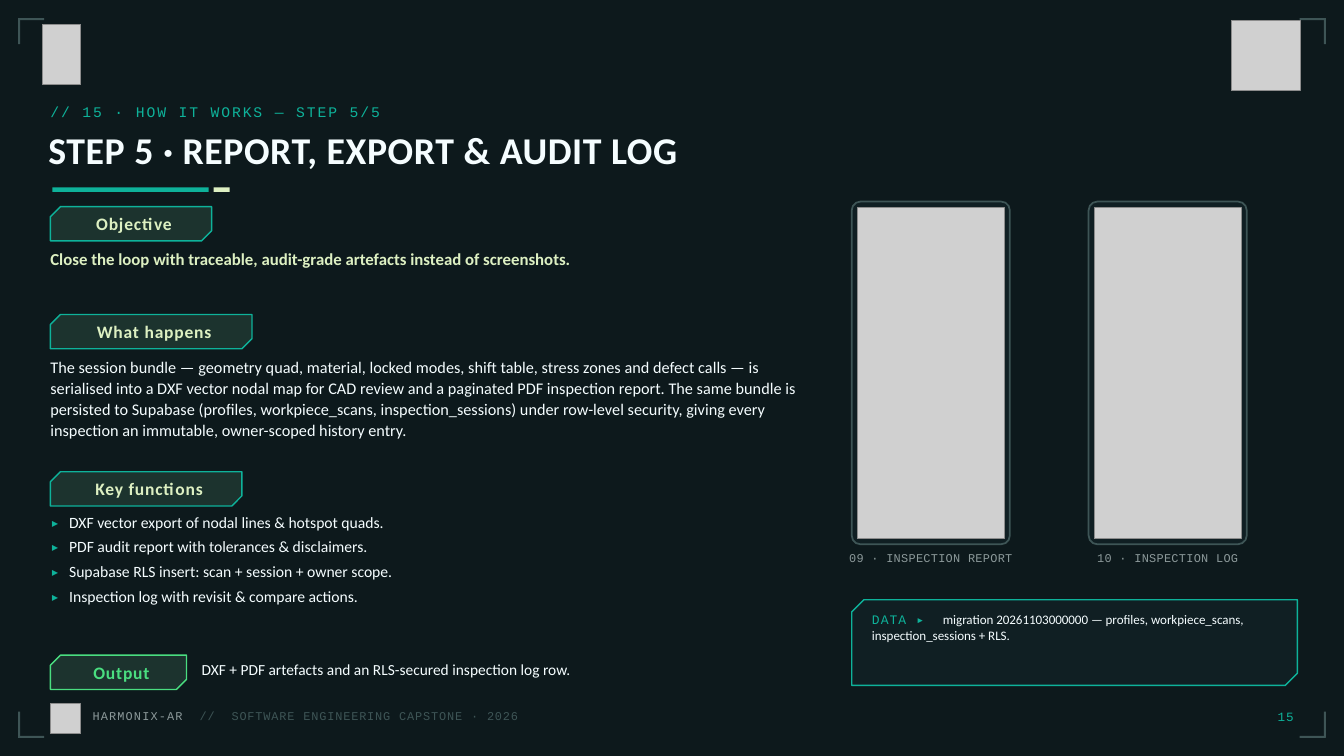
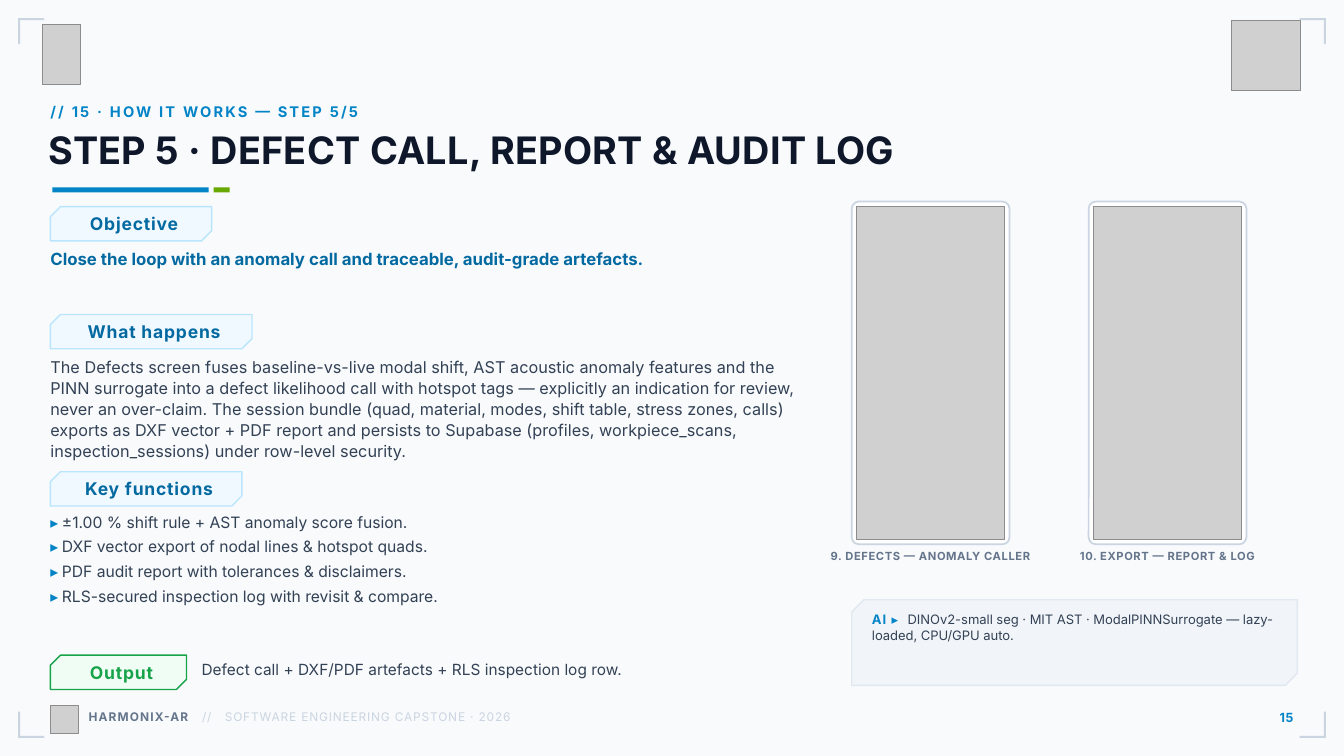
Before and after one commit to nandhish3004/Harmonix-AI, a slide deck: slide 16 of HARMONIX-AR_Capstone_Deck.pptx. Drawn at 1344x756 pixels with LibreOffice and Linux fonts; fonts in the diff are those of the drawing; grey boxes stand for pictures; background and template pictures are left out. Boxes give left, top, right and bottom in pixels: in the first picture for what was removed or moved away, otherwise in the second. Text is boxed around its words. In the diff, an @@ line names an element or a change of style, - is before the commit and + after.

Commit message:
docs: capstone deck v2 — real app UI screenshots (headless build) + current light engineering theme + reference-exact title slide

```diff
--- a/HARMONIX-AR_Capstone_Deck.pptx
+++ b/HARMONIX-AR_Capstone_Deck.pptx
@@ background #0D191C to picture (left out) @@
@@ text "// 15 · HOW IT ..." at bbox=[72, 105, 358, 119]: font Courier New to Inter, text colour #0EB29A to #0284C7, letter spacing 1.4 to 1.6 pt, bold on @@
@@ text at bbox=[48, 136, 894, 172]: text changed; font Calibri to Inter; text colour #F5FDFF to #0F172A @@
-STEP 5 · REPORT, EXPORT & AUDIT LOG
+STEP 5 · DEFECT CALL, REPORT & AUDIT LOG
@@ rectangle at bbox=[52, 188, 209, 193]: fill #0EB29A to #0284C7 @@
@@ rectangle at bbox=[214, 188, 230, 193]: fill #DDF0C2 to #68A800 @@
@@ rounded rectangle at bbox=[852, 202, 1009, 544]: fill #101F23 to #FFFFFF; outline #3E5556 1.25 pt to #CBD5E1 1.25 pt; proportions changed @@
@@ rounded rectangle at bbox=[1089, 202, 1246, 544]: fill #101F23 to #FFFFFF; outline #3E5556 1.25 pt to #CBD5E1 1.25 pt; proportions changed @@
@@ text at bbox=[50, 252, 643, 269]: text changed; font Calibri to Inter; text colour #DDF0C2 to #0369A1 @@
-Close the loop with traceable, audit-grade artefacts instead of screenshots.
+Close the loop with an anomaly call and traceable, audit-grade artefacts.
@@ text at bbox=[50, 360, 794, 461]: text changed; font Calibri to Inter; text colour #F5FDFF to #334155 @@
-The session bundle — geometry quad, material, locked modes, shift table, stress zones and defect calls — is serialised into a DXF vector nodal map for CAD review and a paginated PDF inspection report. The same bundle is persisted to Supabase (profiles, workpiece_scans, inspection_sessions) under row-level security, giving every inspection an immutable, owner-scoped history entry.
+The Defects screen fuses baseline-vs-live modal shift, AST acoustic anomaly features and the PINN surrogate into a defect likelihood call with hotspot tags — explicitly an indication for review, never an over-claim. The session bundle (quad, material, modes, shift table, stress zones, calls) exports as DXF vector + PDF report and persists to Supabase (profiles, workpiece_scans, inspection_sessions) under row-level security.
@@ font Calibri to Inter, text colour #DDF0C2 to #0369A1; fill #1C332E to #F0F9FF; outline #0EB29A 1 pt to #BAE6FD 1 pt in 3 elements at bbox=[50, 207, 212, 241], bbox=[50, 315, 252, 349], bbox=[50, 472, 242, 506] @@
@@ text at bbox=[62, 516, 407, 532]: paragraph added @@
+▸ ±1.00 % shift rule + AST anomaly score fusion.
@@ text at bbox=[62, 540, 428, 580]: font Courier New to Inter, text colour #0EB29A to #0284C7 in "▸", "▸"; font Calibri to Inter, text colour #F5FDFF to #334155 in "DXF vector export of nodal lines & ...", "PDF audit report with tolerances & disclaimers." @@
@@ text added at bbox=[831, 552, 1030, 560], 8 pt, text #64748B, bold @@
+9. DEFECTS — ANOMALY CALLER
@@ text removed at bbox=[849, 554, 1012, 562] @@
-09 · INSPECTION REPORT
@@ text at bbox=[1080, 552, 1255, 560]: text changed; size 8.5 to 8 pt; font Courier New to Inter; text colour #8C999A to #64748B; bold on @@
-10 · INSPECTION LOG
+10. EXPORT — REPORT & LOG
@@ text at bbox=[62, 590, 438, 606]: text changed; font Calibri to Inter; text colour #F5FDFF to #334155 @@
-▸ Supabase RLS insert: scan + session + owner scope.
-▸ Inspection log with revisit & compare actions.
+▸ RLS-secured inspection log with revisit & compare.
@@ freeform shape at bbox=[852, 600, 1298, 686]: fill #101F23 to #F1F5F9; outline #0EB29A 1 pt to #E2E8F0 1 pt @@
@@ text at bbox=[872, 614, 1273, 642]: text changed; font Calibri to Inter; text colour #F5FDFF to #334155 @@
-DATA ▸ migration 20261103000000 — profiles, workpiece_scans, inspection_sessions + RLS.
+AI ▸ DINOv2-small seg · MIT AST · ModalPINNSurrogate — lazy-loaded, CPU/GPU auto.
@@ freeform shape "Output" at bbox=[50, 655, 187, 690]: font Calibri to Inter, text colour #4ADE80 to #16A34A; fill #1C332E to #F0FDF4; outline #4ADE80 1 pt to #16A34A 1 pt @@
@@ text at bbox=[202, 663, 622, 679]: text changed; font Calibri to Inter; text colour #F5FDFF to #334155 @@
-DXF + PDF artefacts and an RLS-secured inspection log row.
+Defect call + DXF/PDF artefacts + RLS inspection log row.
@@ text "HARMONIX-AR // SOFTWARE ENGINEERING CAPSTONE ..." at bbox=[89, 712, 511, 721]: font Courier New to Inter; text colour #8C999A to #64748B, bold on in "HARMONIX-AR"; text colour #3E5556 to #CBD5E1 in "// SOFTWARE ENGINEERING CAPSTONE · 2026" @@
@@ text "15" at bbox=[1280, 713, 1294, 722]: font Courier New to Inter, text colour #0EB29A to #0284C7, bold on @@
@@ fill #3E5556 to #CBD5E1 in 8 elements at bbox=[18, 18, 20, 44], bbox=[18, 18, 44, 20], bbox=[1324, 18, 1326, 44], bbox=[1300, 18, 1326, 20], bbox=[18, 712, 20, 738], bbox=[18, 736, 44, 738], bbox=[1324, 712, 1326, 738], bbox=[1300, 736, 1326, 738] @@
```
Also in this commit, not shown: 23 other slides changed, 2 slides added, 2 slides removed, 2 other files.
